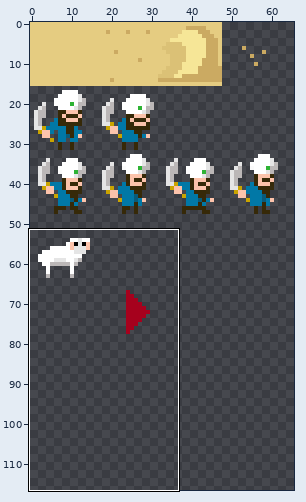
Sprite sheet: htdocs/atlas.png. The picture above shows the old version from afar; the outline marks the close-up.
Close-up. Before the commit:
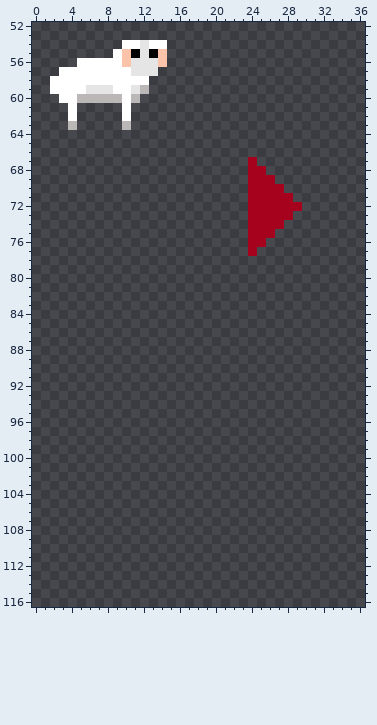
The file is 256x256 pixels. Pixels under 10% opacity are left out. Shown: x 0..36, y 52..116. The wide view leaves out empty margins.
After the commit:
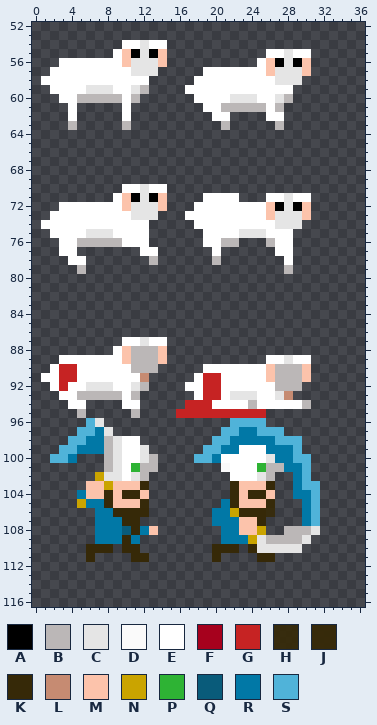
Palette (. is transparent): A #000000  B #bbb7b7  C #e5e5e5  D #fffffff8  E #ffffff  F #a6011d  G #c62323  H #362908ea  J #362908f6  K #362908  L #c68b72  M #fcc3ab  N #caa400  P #2eb334  Q #095b7a  R #0178a6  S #50b3d9
Changes in this commit:
@@ x 0..36 @@
  54 ..........EECEE......................
- 55 .........EMACAM......................
- 56 .....EEEEEMCCCM......................
- 57 ...EEEEEEEECCC.......................
- 58 ..EEEEEEEEEEE........................
- 59 ..EEEECCCEECB........................
- 60 ...EEBBBBBEB.........................
- 61 ....E.....E..........................
- 62 ....E.....E..........................
- 63 ....B.....B..........................
+ 55 .........EMACAM...........EECEE......
+ 56 ...EEEEEEEMCCCM..........EMACAM......
+ 57 ..EEEEEEEEECCC.....EEEEEEEMCCCM......
+ 58 .EEEEEEEEEEEE.....EEEEEEEEECCC.......
+ 59 ..EEEECCCEECB....EEEEEEEEEEEE........
+ 60 ...EEBBBBBEB......EEEECCCEECB........
+ 61 ....E.....E........EEBBBBBEB.........
+ 62 ....E.....E.........EE....EE.........
+ 63 ....B.....B..........B.....B.........
  64 .....................................
@@ x 0..36 @@
  66 .....................................
- 67 ........................F............
- 68 ........................FF...........
- 69 ........................FFF..........
- 70 ........................FFFF.........
- 71 ........................FFFFF........
- 72 ........................FFFFFF.......
- 73 ........................FFFFF........
- 74 ........................FFFF.........
- 75 ........................FFF..........
- 76 ........................FF...........
- 77 ........................F............
- 78 .....................................
- 79 .....................................
+ 67 .....................................
+ 68 .....................................
+ 69 .....................................
+ 70 ..........EECEE......................
+ 71 .........EMACAM....EEEE...EECEE......
+ 72 ...EEEEEEEMCCCM...EEEEEEEEMACAM......
+ 73 ..EEEEEEEEECCC...EEEEEEEEEMCCCM......
+ 74 .EEEEEEEEEEEE.....EEEEEEEEECCC.......
+ 75 ..EEEECCCEEEE......EEEECCCEEE........
+ 76 ...EEBBBBBEEE......EEBB...BEE........
+ 77 ...EE.......EE......E......EE........
+ 78 ....EE.......B......B.......E........
+ 79 .....B......................B........
  80 .....................................
@@ x 0..36 @@
  86 .....................................
- 87 .....................................
- 88 .....................................
- 89 .....................................
- 90 .....................................
- 91 .....................................
- 92 .....................................
- 93 .....................................
- 94 .....................................
- 95 .....................................
- 96 .....................................
- 97 .....................................
- 98 .....................................
- 99 .....................................
-100 .....................................
-101 .....................................
-102 .....................................
-103 .....................................
-104 .....................................
-105 .....................................
-106 .....................................
-107 .....................................
-108 .....................................
-109 .....................................
-110 .....................................
-111 .....................................
+ 87 ..........EECEE......................
+ 88 .........EMBBBM......................
+ 89 ...EEEEEEEMBBBM...........EECEE......
+ 90 ..EGGEEEEEEBBB.....EEEEEEEMBBBM......
+ 91 .EEGGEEEEEEEL.....EGGEEEEEMBBBM......
+ 92 ..EGEECCCEECB....EEGGEEEEEEBBB.......
+ 93 ...EEBBBBBEB......EGGECCCEECL........
+ 94 ....EE....EE.....GGGEEEEBEEEEEB......
+ 95 .....B.....B....GGGGGGGGGG...........
+ 96 ......SC..............SSSS...........
+ 97 .....SSRC............SSRRSSS.........
+ 98 ....SSRRBCEE........SSRRRRRSSS.......
+ 99 ...SSRRRBCEEC......SSRREEERRRS.......
+100 ..SSR...BCEECB....SSREEEEECRRSS......
+101 ........BCEPBB.......DEEEPBBRRS......
+102 .......NCCECB.........EEECB..RS......
+103 ......MMNMMMK.........KMMMK..RSS.....
+104 .....RMMKMKKM.........KMKKM..RRS.....
+105 .....NRRKMMMJ........RKMMMJ...RS.....
+106 .......RRKKKK.......RRNKKKH...RS.....
+107 .......RRRKK........RRRMMK....RS.....
+108 .......RRRQKRM.......RRMMN..BBBC.....
+109 .......RRRKR.........RRRNCBBBBC......
+110 ......KKK.KK........KKK.KCCCCC.......
+111 ......K....KK.......K....KK..........
 112 .....................................
Where, in picture pixels (left, top, right, bottom), the same in both close-ups:
added: (185, 49, 311, 130)
added: (41, 58, 77, 85)
changed: (41, 157, 311, 274)
added: (41, 337, 320, 562)
